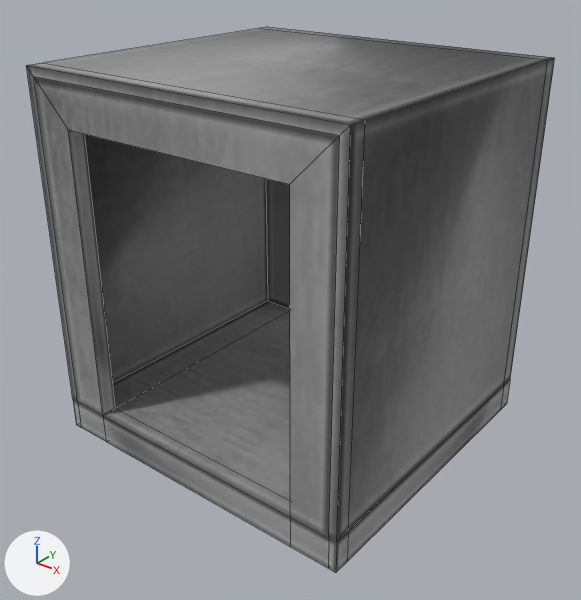
The FBX model smile/Assets/Game/Art/Models/Gameplay/Elevator/SM_SYD_Elevator.fbx, before and after one commit.
Camera for both pictures: a camera (50 mm lens) standing at (3.61, -8.94, 5.7) and looking at (-1.91, -2.03, 1.42). Lighting does not change. The marker at lower left points along +X, +Y and +Z. The older version comes first. Mesh edges are drawn as thin lines. Where no turn or scale is listed for an object, it has been applied to the vertices.

The older version as bpy lines, for what is in view:
```python
me_cube_015 = bpy.data.meshes.new('Cube.015')
me_cube_015.from_pydata(...)  # 72 vertices, 72 faces; spans x -4.1..0.1, y -3.8..0.2, z -0.4..4.2
me_cube_015.materials.append(mat_mat_hs_metal01)  # picture img_t_hs_metal_01_png
ob_sm_syd_elevator = bpy.data.objects.new('SM_SYD_Elevator', me_cube_015)
ob_sm_syd_elevator.location = (0.0, 0.0, 0.0)
```
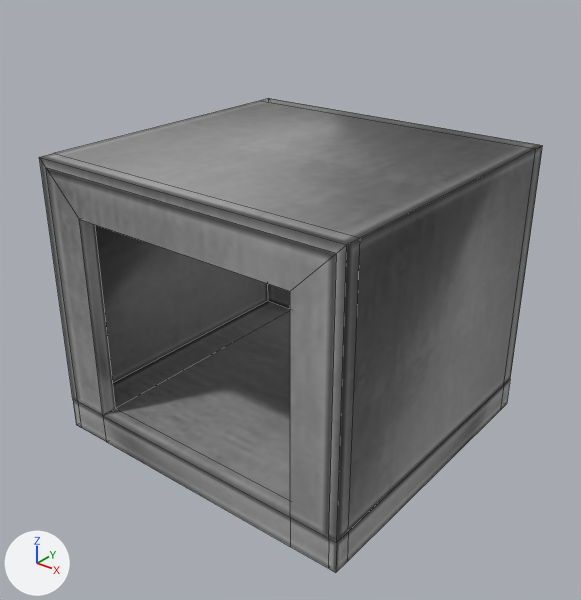
Boxes [x1, y1, x2, y2] around the edits, measured in the pictures (581 x 600 px; the box of a moved part takes in the faces that stretch with it):
'SM_SYD_Elevator', reshaped (13% shorter)
    before: [26, 27, 555, 572]
    after: [39, 98, 543, 572]
part 1 of me_cube_015, moved or reshaped
    before: [26, 27, 555, 537]
    after: [39, 98, 543, 537]

The change, as a diff of the scene's bpy script:
```diff
--- a/smile/Assets/Game/Art/Models/Gameplay/Elevator/SM_SYD_Elevator.fbx.py
+++ b/smile/Assets/Game/Art/Models/Gameplay/Elevator/SM_SYD_Elevator.fbx.py
@@ me_cube_015 @@
 # used by ob_sm_syd_elevator; location = (0.0, 0.0, 0.0)
-me_cube_015.from_pydata(...)  # 72 vertices, 72 faces; spans x -4.1..0.1, y -3.8..0.2, z -0.4..4.2
+me_cube_015.from_pydata(...)  # 72 vertices, 72 faces; spans x -4.1..0.1, y -3.8..0.2, z -0.4..3.2
+# me_cube_015 part 1: all 24 vertices in x -4.1..0.1, y -3.8..0.2, z 3.6..4.2 are moved by (0.0, 0.0, -1.0)
 me_cube_015.materials.append(mat_mat_hs_metal01)
```
